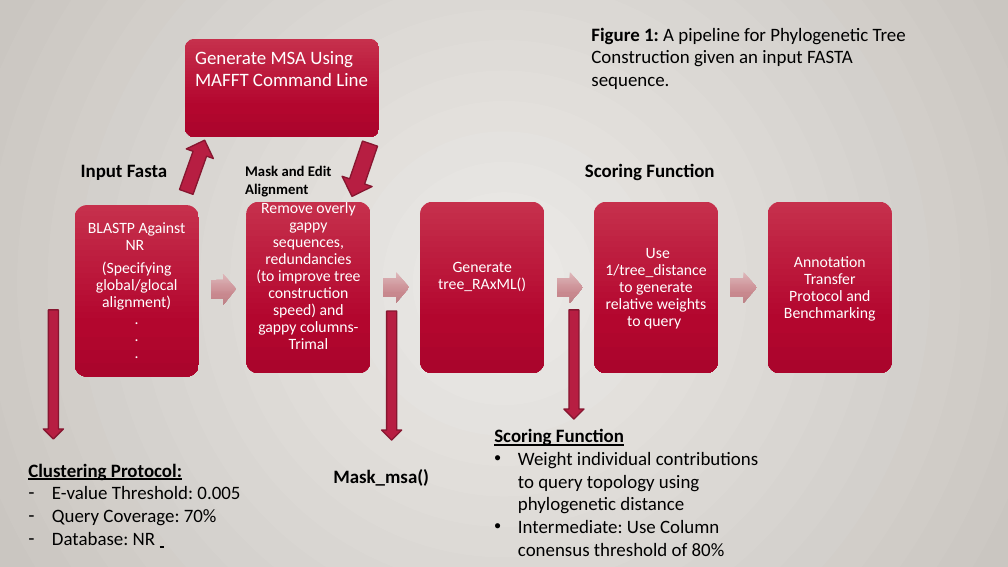
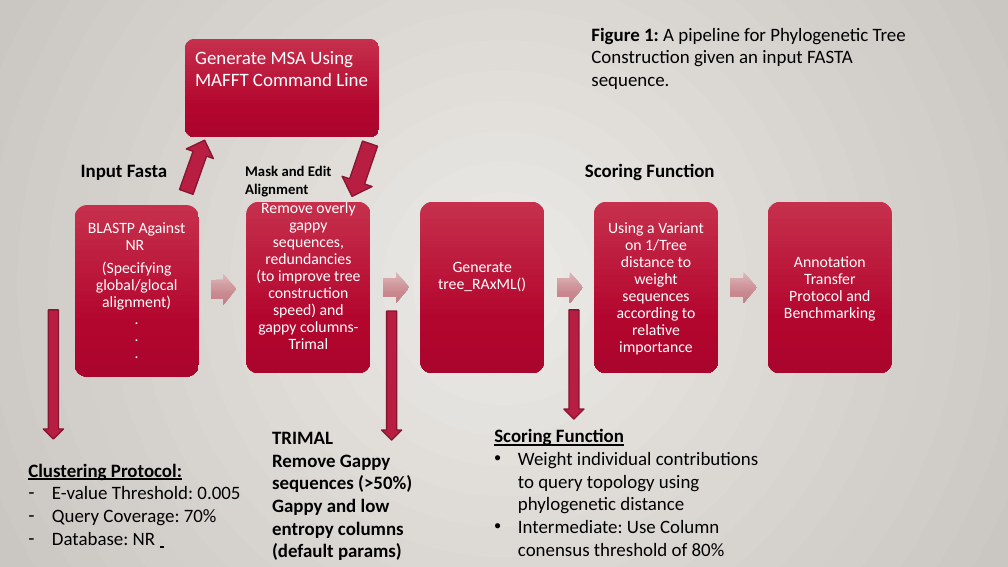
Before and after one commit to Sharabesh/Phylogenomics, a slide deck: slide 5 of Presentation/PresentationImage.pptx. Drawn at 1008x567 pixels with LibreOffice and Linux fonts; fonts in the diff are those of the drawing. Boxes give left, top, right and bottom in pixels: in the first picture for what was removed or moved away, otherwise in the second. Text is boxed around its words. In the diff, an @@ line names an element or a change of style, - is before the commit and + after.

```diff
--- a/Presentation/PresentationImage.pptx
+++ b/Presentation/PresentationImage.pptx
@@ text at bbox=[608, 222, 704, 355]: text changed @@
-Use 1/tree_distance to generate relative weights to query
+Using a Variant on 1/Tree distance to weight sequences according to relative importance
@@ text at bbox=[272, 431, 412, 560]: text changed @@
-Mask_msa()
+TRIMAL
+Remove Gappy sequences (>50%)
+Gappy and low entropy columns (default params)
```
Also in this commit, not shown: 8 other slides changed, 7 slides added, 45 other files.
